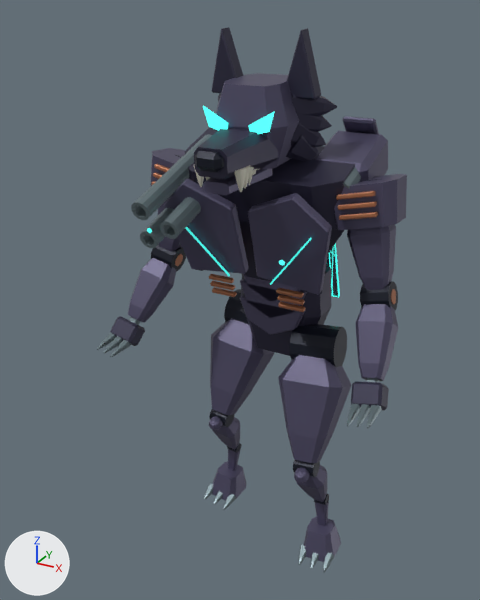
Before and after pictures for a commit that changed the glTF model public/assets/models/reference/m05.glb.
Both versions are drawn from a 50 mm camera at (2.79, -6.11, 5.81) aimed at (-0.05, -0.95, 3.23). The axes (+X, +Y, +Z) are drawn at lower left. The lights are the same throughout. The older version comes first. Both versions are drawn at frame 13 of the action 'heavy'; the numbers are the values there.

Script lines for the objects in view, before the commit:
```python
me_export_head_glow = bpy.data.meshes.new('Export_head_glow')
me_export_head_glow.from_pydata(...)  # 16 vertices, 24 faces; spans x -0.34..0.34, y -0.43..-0.41, z 0.14..0.36
me_export_head_glow.materials.append(mat_glow)  # cyan #48eadc, glowing cyan #4bf4e5
ob_elbow_l = bpy.data.objects.new('elbow_l', None)
ob_elbow_l.parent = ob_shoulder_l
ob_elbow_l.location = (0.0, 0.0, -0.92)
ob_elbow_l.rotation_euler = (-0.58, 0.0, 0.0)  # degrees (-33, 0, 0)
ob_elbow_r = bpy.data.objects.new('elbow_r', None)
ob_elbow_r.parent = ob_shoulder_r
ob_elbow_r.location = (0.0, 0.0, -0.92)
ob_elbow_r.rotation_euler = (-0.58, 0.0, 0.0)  # degrees (-33, 0, 0)
ob_export_head_glow = bpy.data.objects.new('Export_head_glow', me_export_head_glow)
ob_export_head_glow.parent = ob_head
ob_export_head_glow.location = (0.0, 0.0, 0.0)
ob_shoulder_l = bpy.data.objects.new('shoulder_l', None)
ob_shoulder_l.parent = ob_chest
ob_shoulder_l.location = (0.98, 0.0, 1.02)
ob_shoulder_l.rotation_euler = (-0.388, -0.204, 0.0828)  # degrees (-22, -12, 4.7)
ob_shoulder_r = bpy.data.objects.new('shoulder_r', None)
ob_shoulder_r.parent = ob_chest
ob_shoulder_r.location = (-0.98, 0.0, 1.02)
ob_shoulder_r.rotation_euler = (-0.388, 0.204, -0.0828)  # degrees (-22, 12, -4.7)
# also in view: 'Export_head_armor' at (0.0, -0.85, 4.83); 'Export_knee_r_armor' at (-0.64, -0.24, 1.05); 'Export_elbow_l_armor' at (1.24, -0.74, 3.02); 'Export_head_shade' at (0.0, -0.92, 5.08); 'Export_knee_l_armor' at (0.64, -0.62, 1.05)
```
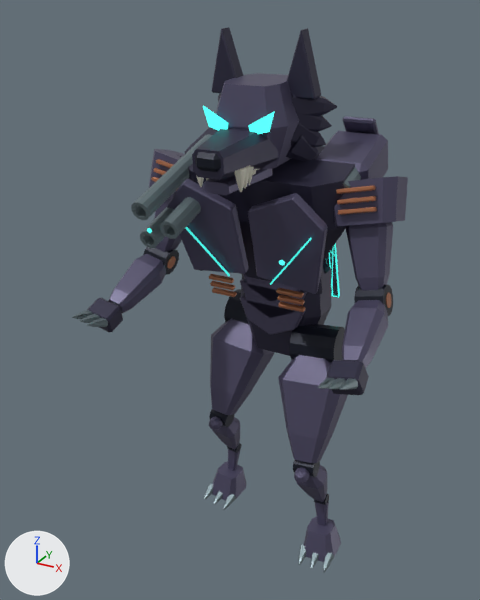
ob_shoulder_l is not drawn itself; it is the parent of ob_elbow_l, ob_export_shoulder_l_armor, ob_export_shoulder_l_brass, ob_export_shoulder_l_dark, ob_export_shoulder_l_steel.
ob_elbow_l is not drawn itself; it is the parent of ob_export_elbow_l_armor, ob_export_elbow_l_brass, ob_export_elbow_l_dark, ob_export_elbow_l_steel, ob_wrist_l.
ob_shoulder_r is not drawn itself; it is the parent of ob_elbow_r, ob_export_shoulder_r_armor, ob_export_shoulder_r_brass, ob_export_shoulder_r_dark, ob_export_shoulder_r_steel.
ob_elbow_r is not drawn itself; it is the parent of ob_export_elbow_r_armor, ob_export_elbow_r_brass, ob_export_elbow_r_dark, ob_export_elbow_r_steel, ob_wrist_r.

Patch to the scene script:
```diff
--- a/public/assets/models/reference/m05.glb.py
+++ b/public/assets/models/reference/m05.glb.py
@@ ob_shoulder_l @@
 ob_shoulder_l.location = (0.98, 0.0, 1.02)
-ob_shoulder_l.rotation_euler = (-0.388, -0.204, 0.0828)  # degrees (-22, -12, 4.7)
+ob_shoulder_l.rotation_euler = (-0.55, -0.204, 0.0828)  # degrees (-32, -12, 4.7)
@@ ob_elbow_l @@
 ob_elbow_l.location = (0.0, 0.0, -0.92)
-ob_elbow_l.rotation_euler = (-0.58, 0.0, 0.0)  # degrees (-33, 0, 0)
+ob_elbow_l.rotation_euler = (-0.919, 0.0, 0.0)  # degrees (-53, 0, 0)
@@ ob_shoulder_r @@
 ob_shoulder_r.location = (-0.98, 0.0, 1.02)
-ob_shoulder_r.rotation_euler = (-0.388, 0.204, -0.0828)  # degrees (-22, 12, -4.7)
+ob_shoulder_r.rotation_euler = (-0.55, 0.204, -0.0828)  # degrees (-32, 12, -4.7)
@@ ob_elbow_r @@
 ob_elbow_r.location = (0.0, 0.0, -0.92)
-ob_elbow_r.rotation_euler = (-0.58, 0.0, 0.0)  # degrees (-33, 0, 0)
+ob_elbow_r.rotation_euler = (-0.919, 0.0, 0.0)  # degrees (-53, 0, 0)
```

What differs and where, as boxes (x1, y1, x2, y2) in the pictures (480 x 600 px):
'Export_shoulder_l_armor', turned
    before: (334, 174, 407, 290)
    after: (334, 176, 408, 291)
'Export_elbow_l_armor', turned
    before: (356, 304, 398, 381)
    after: (342, 300, 388, 369)
'Export_elbow_r_armor', turned
    before: (128, 258, 176, 323)
    after: (109, 254, 166, 313)
'Export_wrist_l_shade', turned
    before: (351, 381, 389, 410)
    after: (326, 360, 369, 395)
'Export_shoulder_l_brass', turned
    before: (336, 191, 378, 220)
    after: (336, 185, 377, 215)
'Export_wrist_r_shade', turned
    before: (110, 316, 145, 346)
    after: (87, 298, 123, 332)
'Export_shoulder_r_armor', turned
    before: (150, 148, 185, 252)
    after: (149, 149, 185, 252)
'Export_wrist_l_steel', turned
    before: (347, 404, 381, 428)
    after: (318, 377, 358, 390)
'Export_elbow_l_dark', turned
    before: (360, 282, 398, 310)
    after: (354, 285, 393, 316)
'Export_wrist_r_steel', turned
    before: (97, 332, 131, 357)
    after: (72, 310, 108, 327)
'Export_elbow_r_dark', turned
    before: (151, 244, 186, 272)
    after: (143, 247, 179, 275)
'Export_shoulder_r_brass', turned
    before: (151, 164, 170, 185)
    after: (151, 159, 178, 191)
'Export_elbow_r_brass', turned
    before: (175, 254, 183, 266)
    after: (167, 256, 176, 269)
'Export_elbow_l_brass', turned
    before: (391, 289, 396, 304)
    after: (386, 293, 391, 308)
'Export_elbow_r_steel', turned (not visible afterwards)
    before: (129, 317, 141, 325)
'Export_elbow_l_steel', turned (not visible afterwards)
    before: (366, 378, 379, 383)
